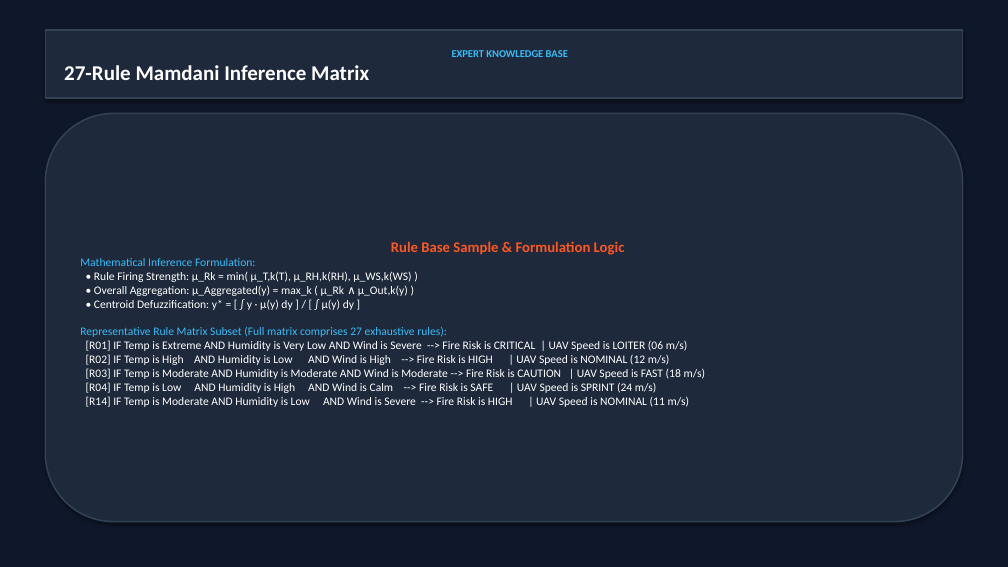
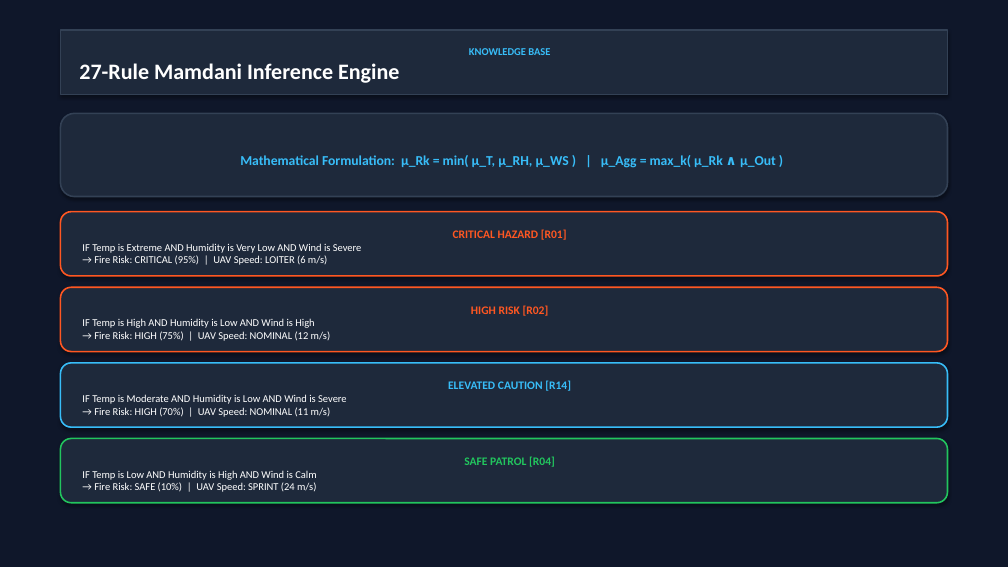
Before and after one commit to 123haiku/csc3034-fuzzy-wildfire-sim, a slide deck: slide 5 of docs/presentation/CSC3034_Presentation_Slides.pptx. Drawn at 1008x567 pixels with LibreOffice and Linux fonts; fonts in the diff are those of the drawing. Boxes give left, top, right and bottom in pixels: in the first picture for what was removed or moved away, otherwise in the second. Text is boxed around its words. In the diff, an @@ line names an element or a change of style, - is before the commit and + after.

```diff
--- a/docs/presentation/CSC3034_Presentation_Slides.pptx
+++ b/docs/presentation/CSC3034_Presentation_Slides.pptx
@@ rectangle "KNOWLEDGE BASE": place and size @@
-rectangle "KNOWLEDGE BASE" at <box>45,30,963,98</box>
+rectangle "KNOWLEDGE BASE" at <box>60,30,948,95</box>
@@ text in rectangle at <box>79,48,550,83</box>: text changed; size 20 to 21 pt @@
-EXPERT KNOWLEDGE BASE
-27-Rule Mamdani Inference Matrix
+KNOWLEDGE BASE
+27-Rule Mamdani Inference Engine
@@ rounded rectangle "Mathematical Formulation: μ_Rk = min( ...": place and size @@
-rounded rectangle "Mathematical Formulation: μ_Rk = min( ..." at <box>45,113,963,522</box>
+rounded rectangle "Mathematical Formulation: μ_Rk = min( ..." at <box>60,113,948,197</box>
@@ text in rounded rectangle at <box>240,155,776,168</box>: text changed; size 11 to 13 pt; text colour #FFFFFF to #38BDF8; bold on @@
-Rule Base Sample & Formulation Logic
-Mathematical Inference Formulation:
-• Rule Firing Strength: μ_Rk = min( μ_T,k(T), μ_RH,k(RH), μ_WS,k(WS) )
-• Overall Aggregation: μ_Aggregated(y) = max_k ( μ_Rk ∧ μ_Out,k(y) )
-• Centroid Defuzzification: y* = [ ∫ y · μ(y) dy ] / [ ∫ μ(y) dy ]
-Representative Rule Matrix Subset (Full matrix comprises 27 exhaustive rules):
-[R01] IF Temp is Extreme AND Humidity is Very Low AND Wind is Severe --> Fire Risk is CRITICAL | UAV Speed is LOITER (06 m/s)
-[R02] IF Temp is High AND Humidity is Low AND Wind is High --> Fire Risk is HIGH | UAV Speed is NOMINAL (12 m/s)
-[R03] IF Temp is Moderate AND Humidity is Moderate AND Wind is Moderate --> Fire Risk is CAUTION | UAV Speed is FAST (18 m/s)
-[R04] IF Temp is Low AND Humidity is High AND Wind is Calm --> Fire Risk is SAFE | UAV Speed is SPRINT (24 m/s)
-[R14] IF Temp is Moderate AND Humidity is Low AND Wind is Severe --> Fire Risk is HIGH | UAV Speed is NOMINAL (11 m/s)
+Mathematical Formulation: μ_Rk = min( μ_T, μ_RH, μ_WS ) | μ_Agg = max_k( μ_Rk ∧ μ_Out )
@@ rounded rectangle added at <box>60,212,948,276</box>, fill #1E293B, outline #FF5722 1.5 pt, 10 pt, text #FFFFFF @@
+CRITICAL HAZARD [R01]
+IF Temp is Extreme AND Humidity is Very Low AND Wind is Severe
+→ Fire Risk: CRITICAL (95%) | UAV Speed: LOITER (6 m/s)
@@ rounded rectangle added at <box>60,287,948,352</box>, fill #1E293B, outline #FF5722 1.5 pt, 10 pt, text #FFFFFF @@
+HIGH RISK [R02]
+IF Temp is High AND Humidity is Low AND Wind is High
+→ Fire Risk: HIGH (75%) | UAV Speed: NOMINAL (12 m/s)
@@ rounded rectangle added at <box>60,363,948,427</box>, fill #1E293B, outline #38BDF8 1.5 pt, 10 pt, text #FFFFFF @@
+ELEVATED CAUTION [R14]
+IF Temp is Moderate AND Humidity is Low AND Wind is Severe
+→ Fire Risk: HIGH (70%) | UAV Speed: NOMINAL (11 m/s)
@@ rounded rectangle added at <box>60,439,948,503</box>, fill #1E293B, outline #22C55E 1.5 pt, 10 pt, text #FFFFFF @@
+SAFE PATROL [R04]
+IF Temp is Low AND Humidity is High AND Wind is Calm
+→ Fire Risk: SAFE (10%) | UAV Speed: SPRINT (24 m/s)
```
Also in this commit, not shown: 7 other slides changed, 3 slides added, 3 slides removed, 2 other files.
